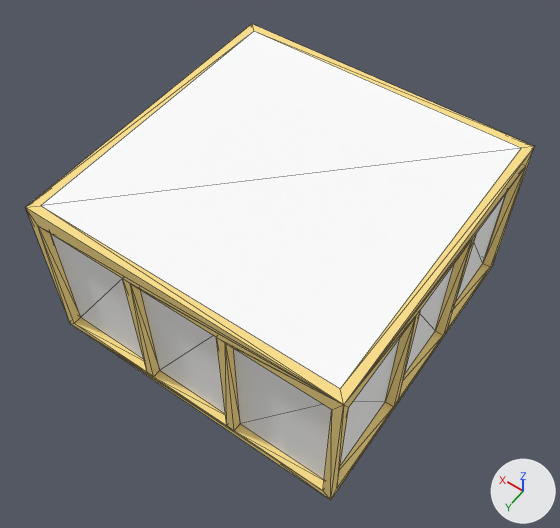
The glTF model models/building_bottom.glb, before and after one commit.
Camera for both pictures: a 50 mm camera at (-3.08, 4.45, 7.5) aimed at (-0.17, 0.39, 1.12). Every picture has the same lights, and +X, +Y and +Z are marked at lower right. Mesh edges are drawn as thin lines. Where no turn or scale is listed for an object, it has been applied to the vertices.

Objects in the first picture: 'building'.
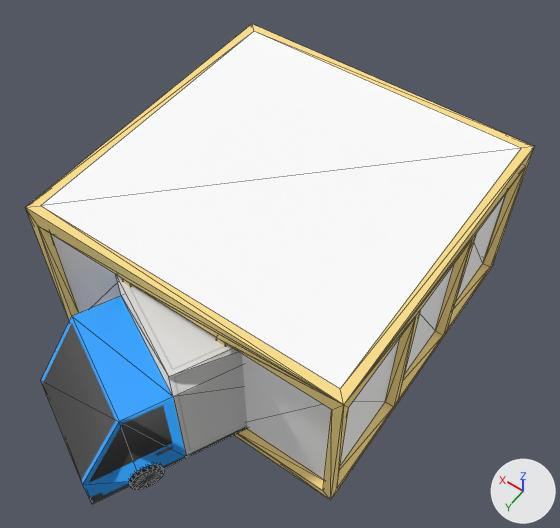
What differs and where, as boxes (x1, y1, x2, y2) in the pictures (560 x 528 px):
'Car_09', added
    after: (41, 275, 247, 504)

The change, as a list of edits to the scene's bpy script:
```text
Add img_car_05:
    img_car_05 = load_image('Car_05', '_unpacked/Car_05', 1200, 1200, 'sRGB')
Add mat_car_06:
    mat_car_06 = principled_material('CAR_06')
    mat_car_06.texture = img_car_05
Add me_car_09:
    me_car_09.from_pydata(...)  # 172 vertices, 324 faces; spans x -1.28..1.22, y -1.75..1.63, z -0.25..1.48
    me_car_09.materials.append(mat_car_06)  # picture img_car_05
Add ob_car_09:
    ob_car_09 = bpy.data.objects.new('Car_09', me_car_09)
    ob_car_09.location = (-0.05, 1.59, 0.26)
```
